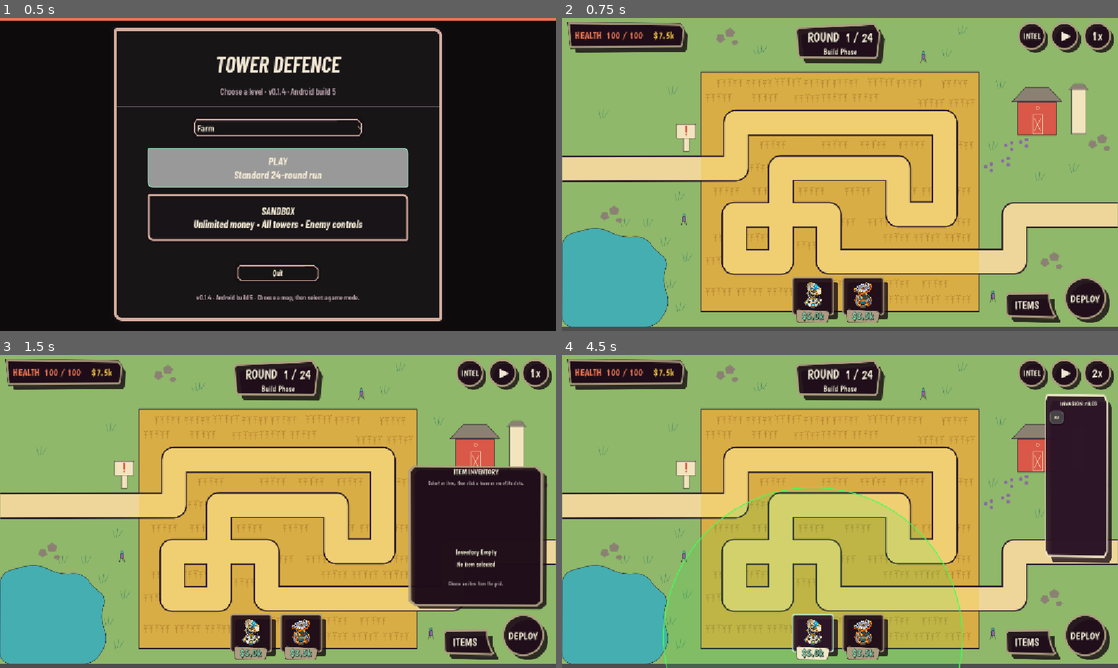
Above: before the commit, frames 1-4 (two rows, left to right).
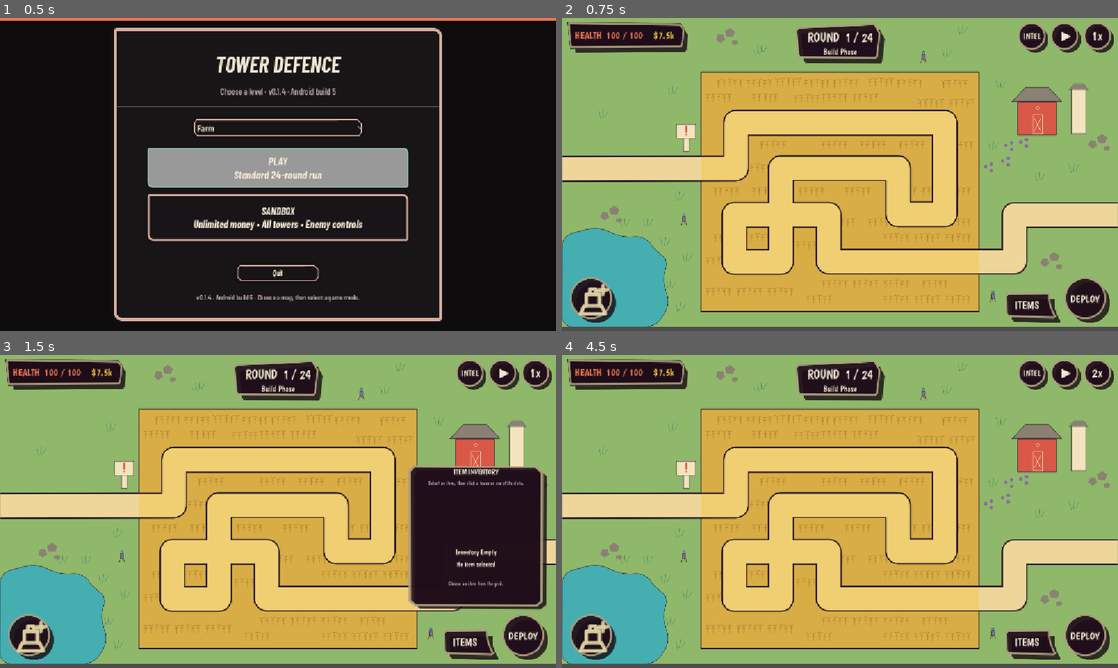
Above: after the commit, the same moments.

Repository: tstover91/Towerdefense
Game: Godot game, scene res://ui/screens/main_menu_visual.tscn
Same seed, same stepped clock (60 frames per second), same inputs: the game is played once before the commit and once after it. The engine's default icon, where the game draws it, is replaced by a stand-in: a white triangle on a blue panel in a dark square.
Inputs (mouse positions are in pixels of both pictures, inside the frame that each line leads up to):
- Up to frame 1 (0.5 s): no input
- Up to frame 2 (0.75 s): click "PLAY Standard 24-round run" at 0.5 s
- Up to frame 3 (1.5 s): click (472, 646) at 1.25 s
- Up to frame 4 (4.5 s): click (595, 636) at 2 s, where only the run after the commit has a clickable "X"; click (1034, 373) at 2.75 s; click (1101, 373) at 3.5 s; click (812, 636) at 4.27 s

Frame 1 is identical in both runs. In frame 2, 3.2% of the frame differs, in the area x 1-59%, y 82-98%; in frame 3, 3.2%; in frame 4, 27%, in the area x 1-99%, y 12-100%.

Commit message:
Add collapsible tower build drawer

Diff:
--- a/main.gd
+++ b/main.gd
@@ -51,6 +51,7 @@
 const POST_ROUND_REVEAL_DELAY := 1.35
 const TOWER_SCENE = preload("res://base_tower.tscn")
 const DEFAULT_TOWER_ICON = preload("res://icon.svg")
+const BUILD_TOWERS_ICON = preload("res://assets/ui/build_towers.svg")
 const PTI_GAME_SPEED = preload("res://assets/ui/pti_hud/game_speed.png")
 const TOWER_BUILD_BUTTON_SCENE = preload(
 	"res://ui/components/tower_build_button_visual.tscn"
@@ -102,6 +103,7 @@
 @onready var tower_selection_area: VBoxContainer = $MainUI/HUDRoot/Sidebar/SidebarMargin/SidebarLayout/BuildState/TowerSelectionArea
 @onready var tower_fan: Control = $MainUI/HUDRoot/TowerFan
 @onready var build_toggle_button: Button = $MainUI/HUDRoot/BuildToggleButton
+@onready var build_cancel_label: Label = $MainUI/HUDRoot/BuildToggleButton/CancelLabel
 @onready var reinforcement_button: Button = $MainUI/HUDRoot/ThumbControls/ReinforcementButton
 @onready var reinforcement_cooldown_label: Label = get_node("MainUI/HUDRoot/ThumbControls/ReinforcementButton").find_child("CooldownLabel", true, false) as Label
 @onready var reinforcement_action_label: Label = get_node("MainUI/HUDRoot/ThumbControls/ReinforcementButton").find_child("ActionLabel", true, false) as Label
@@ -398,6 +400,7 @@
 var placement_drag_start_screen_position := Vector2.ZERO
 var placement_drag_world_position := Vector2.ZERO
 var active_placement_drag_kind: StringName = &""
+var placement_drag_over_cancel := false
 var selected_enemy_hud_id: StringName = &""
 var enemy_hud_round := -1
 var playable_map_width := 0.0
@@ -472,7 +475,7 @@
 	tower_item_inventory_panel.selected_item_confirmed.connect(
 		_on_inventory_item_confirmed
 	)
-	set_build_drawer_open(true)
+	set_build_drawer_open(false)
 	update_play_pause_button()
 	if sandbox_mode:
 		pause_button.hide()
@@ -515,7 +518,6 @@
 	inventory_button.pressed.connect(_on_inventory_button_pressed)
 	tower_item_inventory_panel.hide()
 	tower_detail_popup.hide()
-	build_toggle_button.hide()
 	tower_card_open_top = sidebar.offset_top
 	tower_card_open_bottom = sidebar.offset_bottom
 
@@ -723,6 +725,7 @@
 		clear_tower_details()
 		return
 	clear_enemy_hud_selection()
+	set_build_drawer_open(false)
 
 	var selection_changed := displayed_tower != tower
 	if selection_changed:
@@ -1346,7 +1349,7 @@
 		displayed_tower.set_selected(false)
 	else:
 		clear_tower_details()
-	set_build_drawer_open(true)
+	set_build_drawer_open(false)
 
 
 func prepare_sidebar_double_tap(action: BaseTower.MenuAction) -> bool:
@@ -1548,6 +1551,8 @@
 
 func set_enemy_intel_expanded(is_expanded: bool) -> void:
 	enemy_strip_expanded = is_expanded and not enemy_hud_buttons.is_empty()
+	if enemy_strip_expanded:
+		set_build_drawer_open(false)
 	enemy_strip.visible = enemy_strip_expanded
 	enemy_toggle_button.button_pressed = enemy_strip_expanded
 	enemy_toggle_button.tooltip_text = (
@@ -1609,22 +1614,64 @@
 
 
 func _on_build_toggle_pressed() -> void:
+	if build_mode:
+		cancel_pending_tower_placement()
+		return
 	if tower_inspector.visible:
 		clear_tower_details()
 	set_build_drawer_open(not tower_fan_open)
 
 
 func set_build_drawer_open(is_open: bool) -> void:
-	# The minimal HUD keeps unlocked families directly available at all times.
-	tower_fan_open = true
+	var resolved_open := is_open and not build_mode and not game_ended and not shop_open
+	if tower_fan_open == resolved_open:
+		if resolved_open:
+			tower_fan.show()
+		else:
+			tower_fan.hide()
+		update_build_toggle_button()
+		return
+	tower_fan_open = resolved_open
 	tower_selection_area.hide()
-	build_toggle_button.hide()
-	tower_fan.show()
-	for button in tower_fan_buttons:
-		button.modulate.a = 1.0
-		button.scale = Vector2.ONE
-	layout_tower_fan_buttons()
+	animate_tower_fan(tower_fan_open)
+	update_build_toggle_button()
 	update_context_dock_layout()
+
+
+func update_build_toggle_button() -> void:
+	if not is_instance_valid(build_toggle_button):
+		return
+	var can_show := not game_ended and not shop_open and not tower_inspector.visible
+	build_toggle_button.visible = can_show
+	if not can_show:
+		return
+	var is_cancel := build_mode
+	build_toggle_button.button_pressed = is_cancel or tower_fan_open
+	build_toggle_button.icon = null if is_cancel else BUILD_TOWERS_ICON
+	build_cancel_label.visible = is_cancel
+	build_toggle_button.tooltip_text = (
+		"Cancel tower placement" if is_cancel else "Build towers"
+	)
+	if not is_cancel:
+		placement_drag_over_cancel = false
+		build_toggle_button.scale = Vector2.ONE
+
+
+func is_screen_position_over_build_cancel(screen_position: Vector2) -> bool:
+	return (
+		build_mode
+		and is_instance_valid(build_toggle_button)
+		and build_toggle_button.visible
+		and build_toggle_button.get_global_rect().has_point(screen_position)
+	)
+
+
+func set_placement_drag_over_cancel(is_over: bool) -> void:
+	if placement_drag_over_cancel == is_over:
+		return
+	placement_drag_over_cancel = is_over
+	if is_instance_valid(build_toggle_button):
+		build_toggle_button.scale = Vector2.ONE * (1.08 if is_over else 1.0)
 
 
 func animate_tower_fan(is_open: bool) -> void:
@@ -1657,13 +1704,8 @@
 
 	if not tower_fan.visible:
 		return
-	tower_fan_tween = create_tween().set_parallel(true)
-	tower_fan_tween.set_trans(Tween.TRANS_QUAD).set_ease(Tween.EASE_IN)
-	for button in tower_fan_buttons:
-		tower_fan_tween.tween_property(button, "position", closed_position, 0.11)
-		tower_fan_tween.tween_property(button, "scale", Vector2.ONE * 0.72, 0.11)
-		tower_fan_tween.tween_property(button, "modulate:a", 0.0, 0.08)
-	tower_fan_tween.chain().tween_callback(Callable(tower_fan, "hide"))
+	# Hide immediately so a chosen card cannot keep blocking the active drag.
+	tower_fan.hide()
 
 
 func update_context_dock_layout() -> void:
@@ -1676,7 +1718,7 @@
 			context_dock_tween.kill()
 		sidebar.modulate.a = 1.0
 		sidebar.hide()
-		build_toggle_button.hide()
+		update_build_toggle_button()
 
 
 func show_context_dock(target_top: float, target_bottom: float) -> void:
@@ -1832,7 +1874,7 @@
 	reinforcement_action_label.show()
 	if reinforcement_targeting:
 		reinforcement_button.tooltip_text = (
-			"Release to deploy %s; tap again to cancel" % display_name
+			"Tap the map to deploy %s; tap again to cancel" % display_name
 		)
 		reinforcement_button.disabled = false
 	elif reinforcement_cooldown_remaining > 0.0:
@@ -1844,7 +1886,7 @@
 		reinforcement_button.tooltip_text = "%s are recovering" % display_name
 		reinforcement_button.disabled = true
 	else:
-		reinforcement_button.tooltip_text = "Drag onto the map · %s" % String(
+		reinforcement_button.tooltip_text = "Tap, then tap the map · %s" % String(
 			option.get("description", "")
 		)
 		reinforcement_button.disabled = not can_begin_reinforcement_targeting()
@@ -2183,6 +2225,7 @@
 func enter_build_phase() -> void:
 	ensure_round_controller()
 	round_controller.enter_build_phase()
+	update_build_toggle_button()
 	update_round_count()
 	update_play_pause_button()
 
@@ -2302,7 +2345,9 @@
 	between_round_shop = item_shop_screen
 	cancel_pending_tower_placement()
 	close_all_tower_menus()
+	set_build_drawer_open(false)
 	shop_open = true
+	update_build_toggle_button()
 	ensure_round_controller()
 	round_controller.enter_draft_phase()
 	active_draft_type = DRAFT_ITEM
@@ -2437,7 +2482,9 @@
 	between_round_shop = tower_draft_screen
 	cancel_pending_tower_placement()
 	close_all_tower_menus()
+	set_build_drawer_open(false)
 	shop_open = true
+	update_build_toggle_button()
 	ensure_round_controller()
 	round_controller.enter_draft_phase()
 	active_draft_type = draft_type
@@ -2626,6 +2673,7 @@
 
 func _on_inventory_button_pressed() -> void:
 	if inventory_button.button_pressed:
+		set_build_drawer_open(false)
 		tower_item_inventory_panel.open_global_inventory()
 		_on_inventory_item_selected(
 			tower_item_inventory_panel.get_selected_inventory_item_id()
@@ -2802,6 +2850,7 @@
 		clear_placement_drag_state()
 	tower_list.deselect_all()
 	update_tower_fan_selection()
+	update_build_toggle_button()
 	update_play_pause_button()
 
 func _spawn_mob():
@@ -3556,6 +3605,7 @@
 	placement_drag_candidate_slot = -1
 	placement_drag_pointer_index = -1
 	active_placement_drag_kind = &""
+	set_placement_drag_over_cancel(false)
 
 
 func pointer_event_matches_drag(event: InputEvent) -> bool:
@@ -3611,6 +3661,7 @@
 
 
 func finish_active_placement_drag(screen_position: Vector2) -> void:
+	var dropped_on_cancel := is_screen_position_over_build_cancel(screen_position)
 	placement_drag_world_position = screen_to_placement_world_position(
 		screen_position
 	)
@@ -3619,7 +3670,9 @@
 	active_placement_drag_kind = &""
 
 	if completed_kind == DRAG_KIND_TOWER:
-		if (
+		if dropped_on_cancel:
+			cancel_pending_tower_placement()
+		elif (
 			is_instance_valid(tower_to_place)
 			and can_place_tower(tower_to_place.position)
 		):
@@ -3642,6 +3695,9 @@
 		and pointer_event_matches_drag(event)
 	):
 		if is_pointer_drag_event(event):
+			set_placement_drag_over_cancel(is_screen_position_over_build_cancel(
+				get_pointer_screen_position(event)
+			))
 			placement_drag_world_position = screen_to_placement_world_position(
 				get_pointer_screen_position(event)
 			)
@@ -3845,6 +3901,10 @@
 
 	if shop_open:
 		return
+	if tower_fan_open and is_pointer_press_event(event):
+		set_build_drawer_open(false)
+		get_viewport().set_input_as_handled()
+		return
 
 	if (
 		not selected_enemy_hud_id.is_empty()
@@ -4099,6 +4159,7 @@
 	ensure_build_controller()
 	build_controller.clear_pending_placement()
 	update_tower_fan_selection()
+	update_build_toggle_button()
 	update_play_pause_button()
 
 
@@ -4214,6 +4275,7 @@
 
 
 func open_pause_menu() -> void:
+	set_build_drawer_open(false)
 	ensure_round_controller()
 	ensure_wave_director()
 	var enemy_round := clampi(
--- a/tools/minimal_hud_smoke.gd
+++ b/tools/minimal_hud_smoke.gd
@@ -23,8 +23,16 @@
 	assert(main.enemy_toggle_button.position.y > main.pause_button.position.y)
 	assert(main.enemy_info_panel.get_parent() == hud)
 	assert(main.sidebar.anchor_left == 0.0 and main.sidebar.anchor_bottom == 1.0)
-	assert(main.tower_fan.visible)
-	assert(not main.build_toggle_button.visible)
+	assert(not main.tower_fan.visible)
+	assert(main.build_toggle_button.visible)
+	assert(main.build_toggle_button.size == Vector2(96.0, 96.0))
+	main._on_build_toggle_pressed()
+	assert(main.tower_fan_open and main.tower_fan.visible)
+	var outside_touch := InputEventScreenTouch.new()
+	outside_touch.position = Vector2(400.0, 200.0)
+	outside_touch.pressed = true
+	main._unhandled_input(outside_touch)
+	assert(not main.tower_fan_open and not main.tower_fan.visible)
 	assert(main.inventory_button.get_parent() == main.thumb_controls)
 	assert(main.inventory_button.position.x < main.reinforcement_button.position.x)
 	assert(main.tower_item_inventory_panel.get_parent() == hud)
@@ -53,5 +61,5 @@
 	main.show_tower_details(tower)
 	main._on_tower_item_slot_pressed(2)
 	assert(tower.get_equipped_item_ids()[2] == &"training_manual")
-	print("Minimal HUD smoke test passed: corner status, centered round/towers, right controls, lower-left cards, four item slots, and inventory placement.")
+	print("Minimal HUD smoke test passed: collapsible build drawer, corner status, tower controls, and inventory placement.")
 	get_tree().quit()
--- a/tools/placement_drag_smoke.gd
+++ b/tools/placement_drag_smoke.gd
@@ -52,6 +52,29 @@
 	assert(director.handle_placement_drag_input(invalid_drag))
 	assert(director.handle_placement_drag_input(
 		make_touch(4, Vector2.ZERO, false)
+	))
+	assert(not director.build_mode)
+	assert(not is_instance_valid(director.tower_to_place))
+	assert(director.money == money_after_build)
+
+	# Releasing a tower drag over the lower-left X explicitly cancels it.
+	director.set_build_drawer_open(true)
+	director._on_tower_fan_button_gui_input(
+		make_touch(7, Vector2(92.0, 500.0), true), 0
+	)
+	var cancel_drag := InputEventScreenDrag.new()
+	cancel_drag.index = 7
+	cancel_drag.position = Vector2(300.0, 400.0)
+	assert(director.handle_placement_drag_input(cancel_drag))
+	assert(director.build_mode)
+	assert(director.build_cancel_label.visible)
+	assert(not director.tower_fan.visible)
+	var cancel_center: Vector2 = director.build_toggle_button.get_global_rect().get_center()
+	cancel_drag.position = cancel_center
+	assert(director.handle_placement_drag_input(cancel_drag))
+	assert(director.placement_drag_over_cancel)
+	assert(director.handle_placement_drag_input(
+		make_touch(7, cancel_center, false)
 	))
 	assert(not director.build_mode)
 	assert(not is_instance_valid(director.tower_to_place))
--- a/ui/in_game_hud_visual.tscn
+++ b/ui/in_game_hud_visual.tscn
@@ -907,29 +907,48 @@
 [node name="BuildToggleButton" type="Button" parent="." unique_id=1587658736]
 visible = false
 z_index = 30
-custom_minimum_size = Vector2(76, 76)
+custom_minimum_size = Vector2(96, 96)
 layout_mode = 1
 anchors_preset = 2
 anchor_top = 1.0
 anchor_bottom = 1.0
 offset_left = 16.0
-offset_top = -92.0
-offset_right = 92.0
+offset_top = -112.0
+offset_right = 112.0
 offset_bottom = -16.0
 grow_horizontal = 0
 grow_vertical = 0
+pivot_offset = Vector2(48, 48)
 tooltip_text = "Build towers"
+theme_type_variation = &"BoogalooButton"
 theme_override_colors/icon_normal_color = Color(0.898, 0.898, 0.863, 0.94)
 theme_override_colors/icon_pressed_color = Color(0.898, 0.898, 0.863, 1)
 theme_override_colors/icon_hover_color = Color(0.898, 0.898, 0.863, 1)
-theme_override_styles/normal = ExtResource("13_a5wlq")
-theme_override_styles/pressed = ExtResource("14_njjxc")
-theme_override_styles/hover = ExtResource("15_xbxso")
-theme_override_styles/hover_pressed = ExtResource("14_njjxc")
-theme_override_styles/focus = SubResource("StyleBoxEmpty_status")
+theme_override_styles/normal = SubResource("StyleBoxTexture_3xcw3")
+theme_override_styles/pressed = SubResource("StyleBoxTexture_oiket")
+theme_override_styles/hover = SubResource("StyleBoxTexture_lovc5")
+theme_override_styles/hover_pressed = SubResource("StyleBoxTexture_144mn")
+theme_override_styles/disabled = SubResource("StyleBoxTexture_yf7uc")
+theme_override_styles/focus = SubResource("StyleBoxEmpty_rgnyg")
 toggle_mode = true
 icon = ExtResource("16_3ru6y")
 expand_icon = true
+
+[node name="CancelLabel" type="Label" parent="BuildToggleButton"]
+visible = false
+layout_mode = 1
+anchors_preset = 15
+anchor_right = 1.0
+anchor_bottom = 1.0
+grow_horizontal = 2
+grow_vertical = 2
+mouse_filter = 2
+theme_type_variation = &"BoogalooLabel"
+theme_override_colors/font_color = Color(0.94509804, 0.90588236, 0.827451, 1)
+theme_override_font_sizes/font_size = 44
+text = "X"
+horizontal_alignment = 1
+vertical_alignment = 1
 
 [node name="Sidebar" type="PanelContainer" parent="." unique_id=1348787309]
 clip_contents = true
